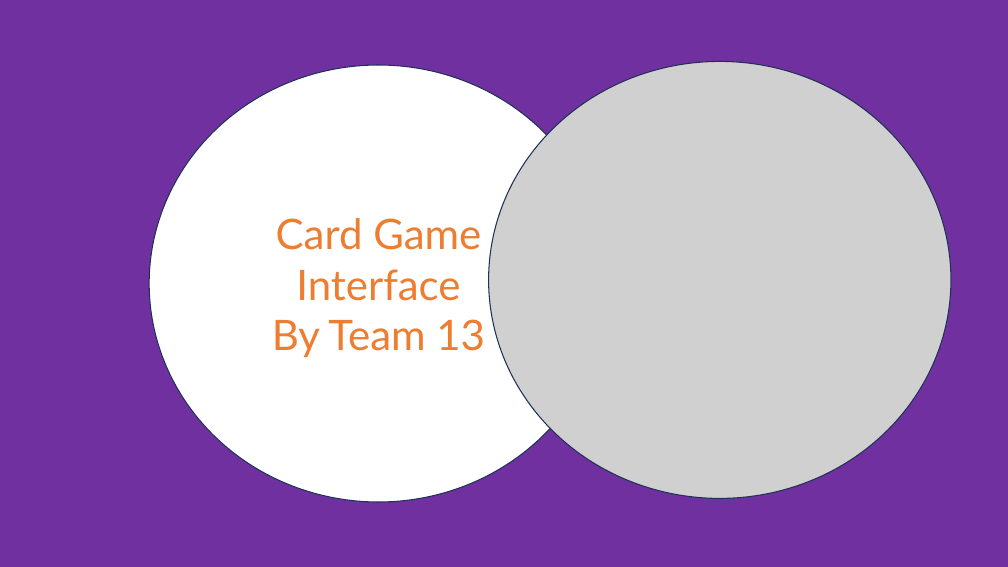
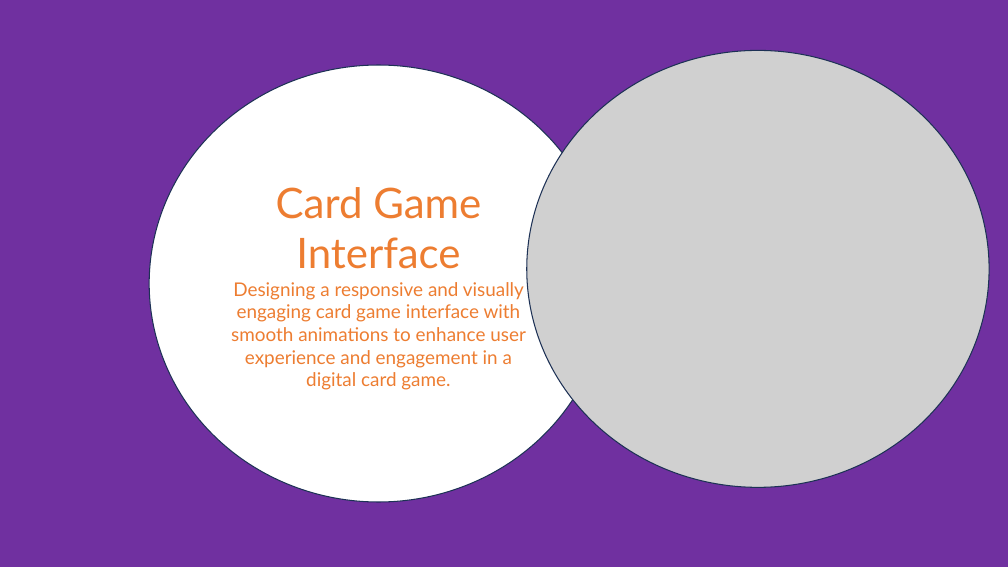
Before and after one commit to JSumlin/Web-Project-1, a slide deck: slide 14 of CSS Project 1.pptx (slide 13 before the commit). Drawn at 1008x567 pixels with LibreOffice and Linux fonts; fonts in the diff are those of the drawing; grey boxes stand for pictures. Boxes give left, top, right and bottom in pixels: in the first picture for what was removed or moved away, otherwise in the second. Text is boxed around its words. In the diff, an @@ line names an element or a change of style, - is before the commit and + after.

```diff
--- a/CSS Project 1.pptx
+++ b/CSS Project 1.pptx
@@ picture: place and size @@
-picture at <box>488,61,951,498</box>
+picture at <box>527,51,990,488</box>
@@ text in ellipse at <box>231,282,526,390</box>: text changed; size 40 to 18 pt @@
-By Team 13
+Designing a responsive and visually engaging card game interface with smooth animations to enhance user experience and engagement in a digital card game.
```
Also in this commit, not shown: 3 other slides changed, 11 slides added, 2 slides removed.
